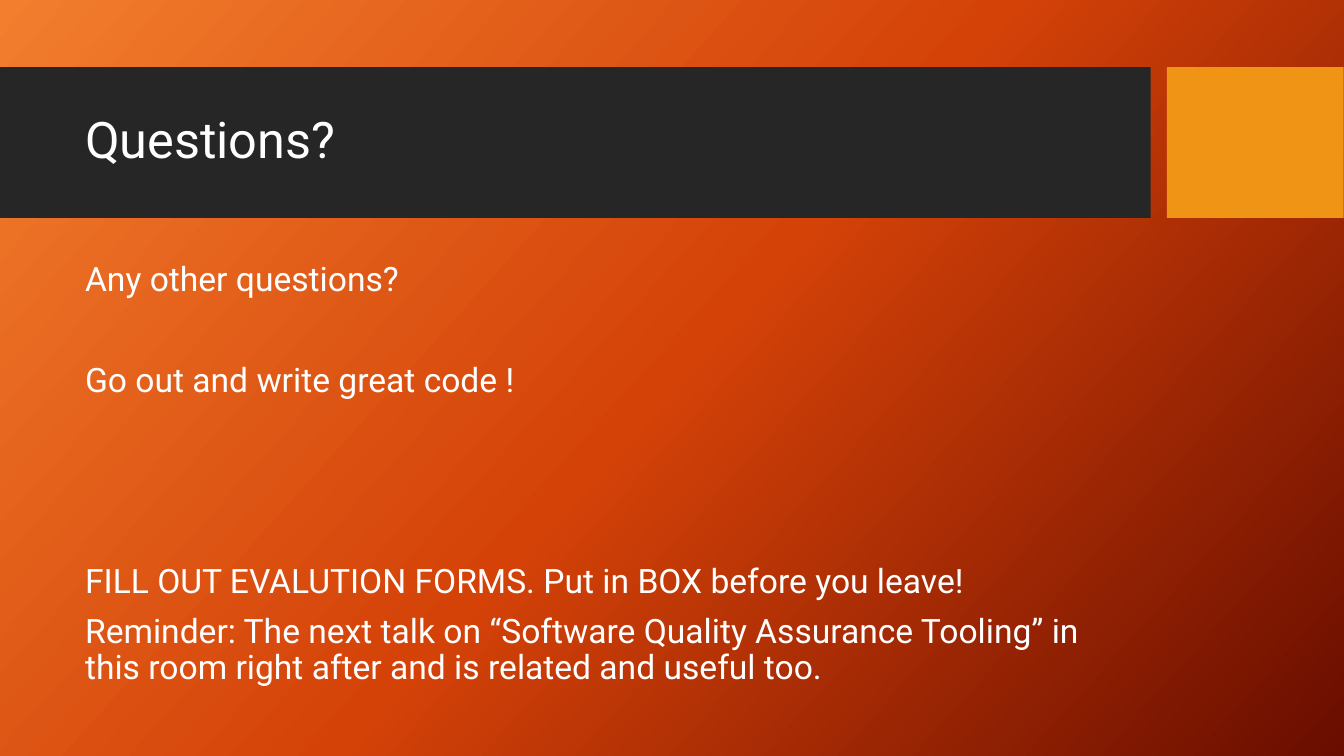
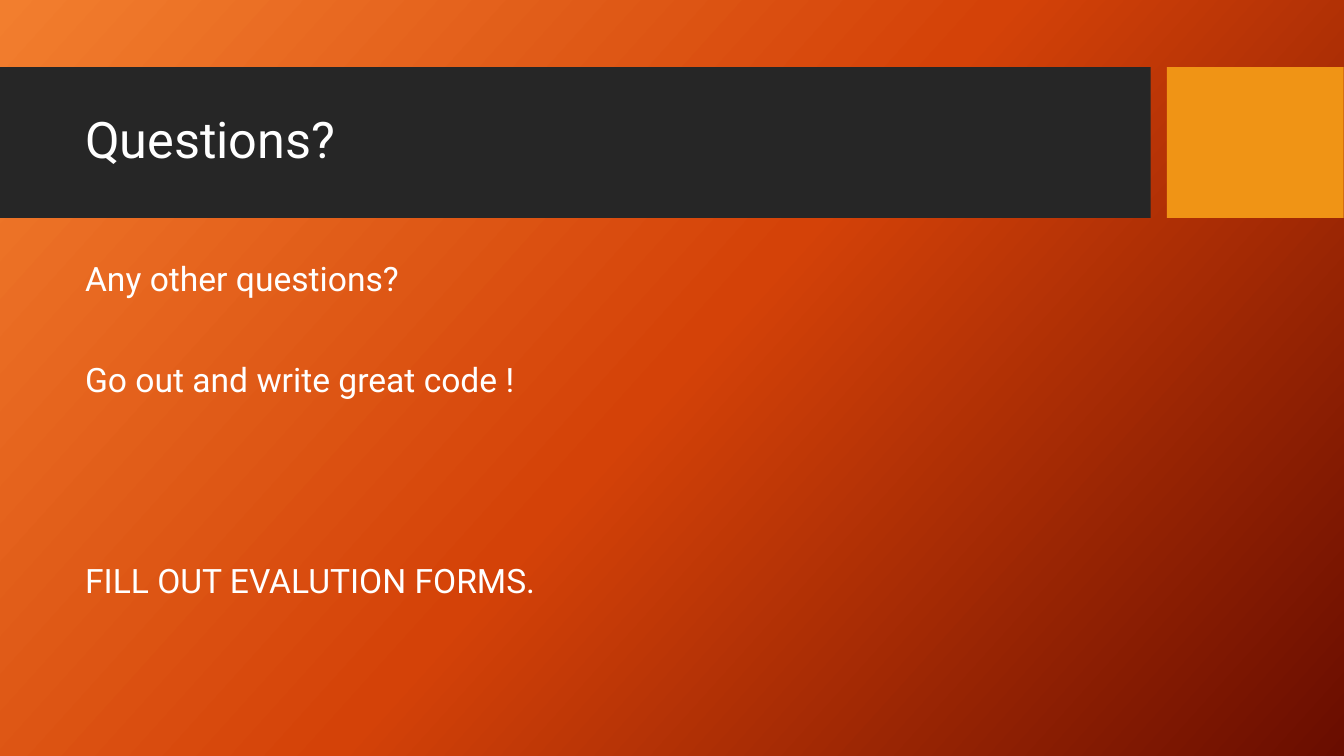
Before and after one commit to PrincetonUniversity/software_testing, a slide deck: slide 26 of UnitTestingSlides.pptx (slide 25 before the commit). Drawn at 1344x756 pixels with LibreOffice and Linux fonts; fonts in the diff are those of the drawing; background and template pictures are left out. Boxes give left, top, right and bottom in pixels: in the first picture for what was removed or moved away, otherwise in the second. Text is boxed around its words. In the diff, an @@ line names an element or a change of style, - is before the commit and + after.

```diff
--- a/UnitTestingSlides.pptx
+++ b/UnitTestingSlides.pptx
@@ text at (85, 568, 535, 594): text changed @@
-FILL OUT EVALUTION FORMS. Put in BOX before you leave!
-Reminder: The next talk on “Software Quality Assurance Tooling” in this room right after and is related and useful too.
+FILL OUT EVALUTION FORMS.
```
Also in this commit, not shown: 4 other slides changed, 1 slide added.
